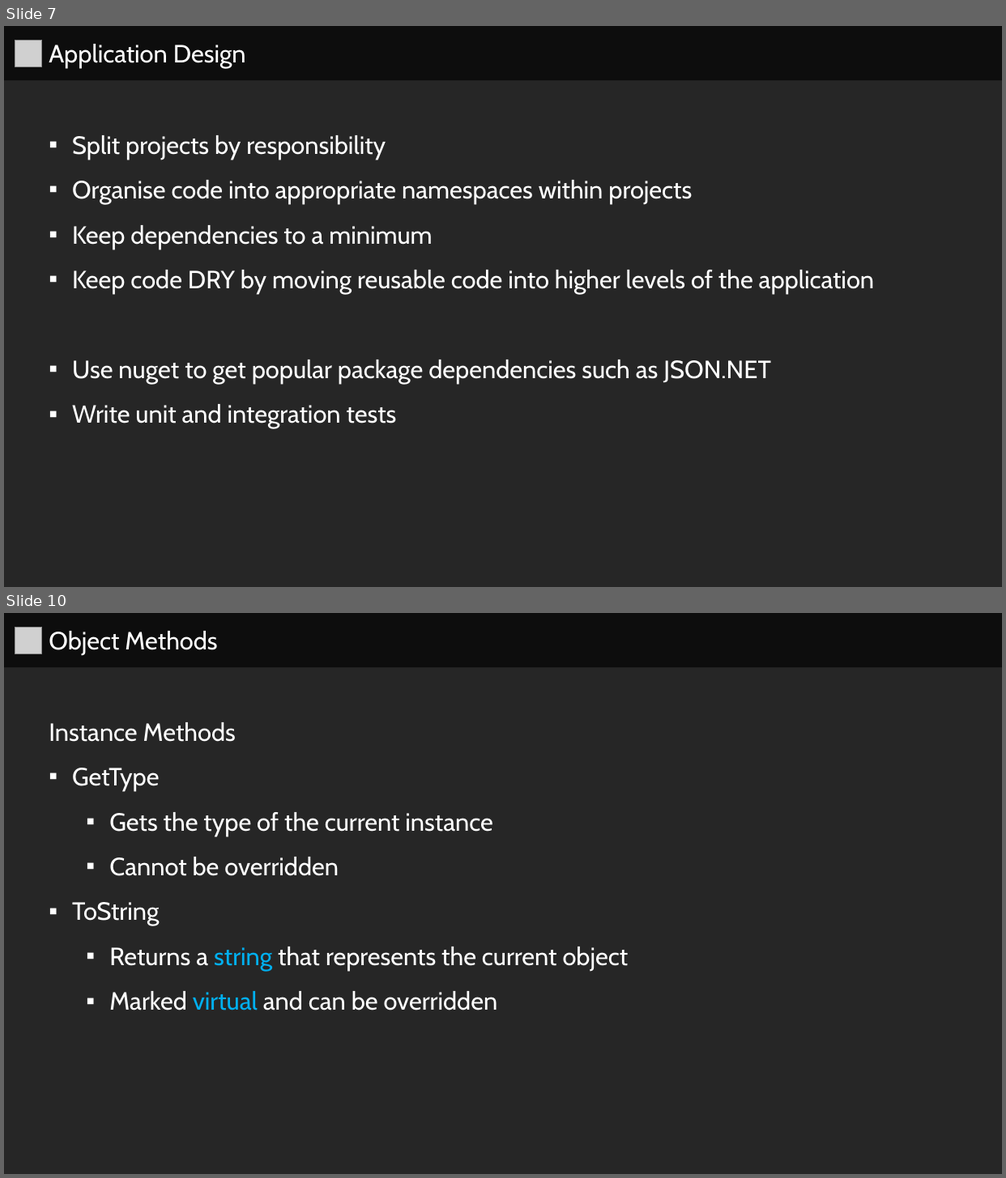
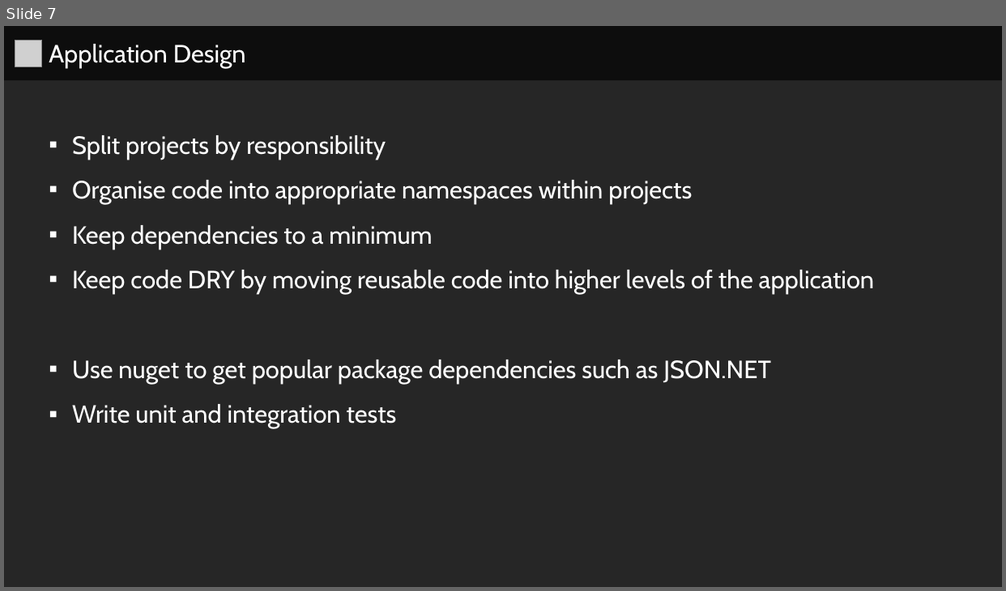
Before and after one commit to series0ne/DotNetFundamentalsWithCSharp, a slide deck: Lesson 7/Lesson 7.pptx. Shown one above the other, each under a label of ours: slides 7 and 10 before the commit, slide 7 after it; the slides between them are not shown. The pictures are 1006x1178 and 1006x591 pixels, drawn with LibreOffice and Linux fonts; fonts in the diff are those of the drawing; grey boxes stand for pictures. Boxes give left, top, right and bottom in pixels: in the first picture for what was removed or moved away, otherwise in the second. Text is boxed around its words. In the diff, an @@ line names an element or a change of style, - is before the commit and + after.

```diff
--- a/Lesson 7/Lesson 7.pptx
+++ b/Lesson 7/Lesson 7.pptx
@@ slide 10 removed at [4, 613, 1002, 1174], background #262626 @@
@@ rectangle removed at [4, 613, 1002, 667] @@
-  Object Methods
@@ picture removed at [15, 628, 42, 654] @@
@@ rectangle removed at [4, 667, 1002, 1174] @@
-  Instance Methods
-  ▪ GetType
-    ▪ Gets the type of the current instance
-    ▪ Cannot be overridden
-  ▪ ToString
-    ▪ Returns a string that represents the current object
-    ▪ Marked virtual and can be overridden
```
Also in this commit, not shown: 5 slides changed, 11 other slides removed, 5 other files.
